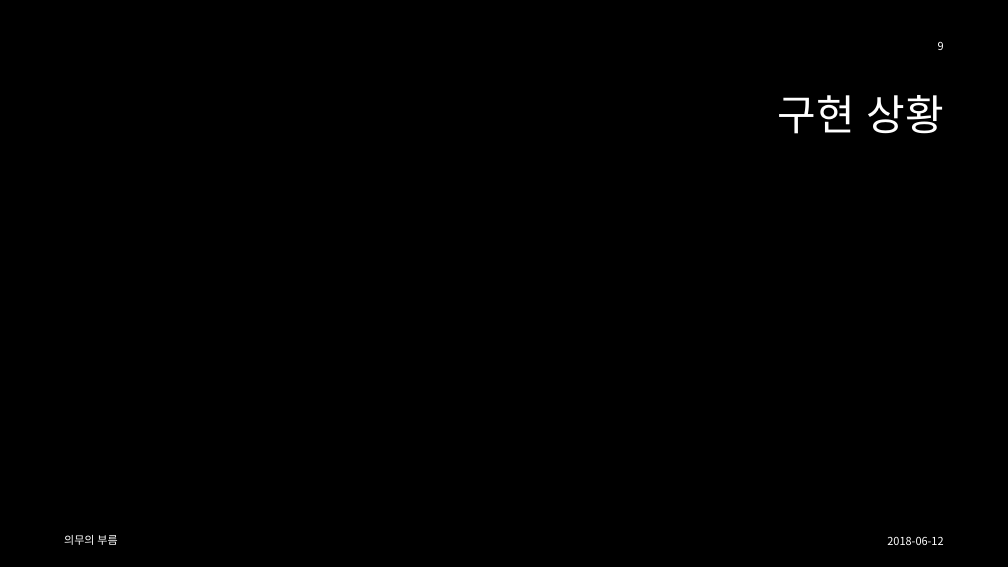
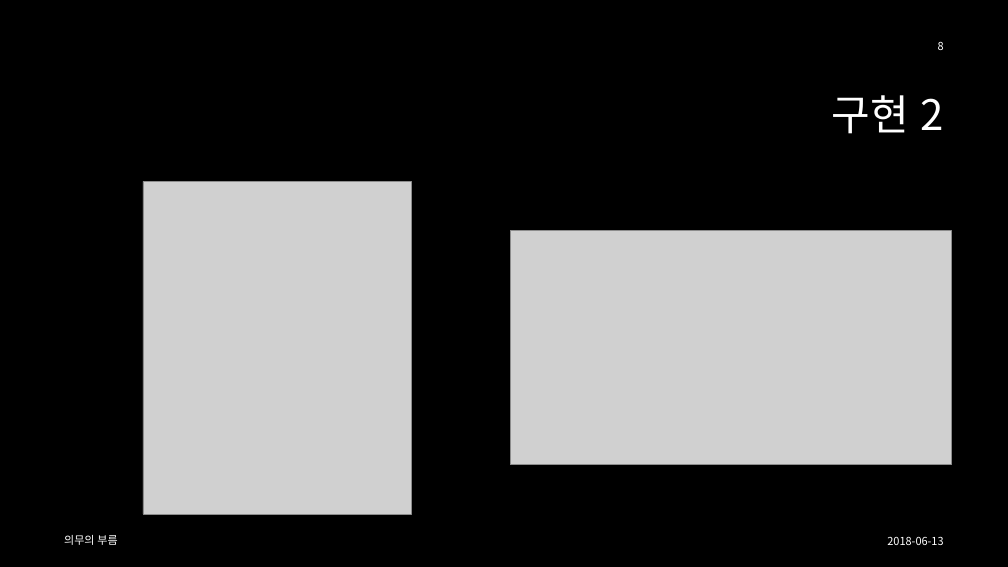
Before and after one commit to iconstudio/2018-ScriptingProject, a slide deck: slide 8 of [스크립트 언어]7조 최종 발표 - 2016180042, 2015182031.pptx (slide 9 before the commit). Drawn at 1008x567 pixels with LibreOffice and Linux fonts; fonts in the diff are those of the drawing; grey boxes stand for pictures; background and template pictures are left out. Boxes give left, top, right and bottom in pixels: in the first picture for what was removed or moved away, otherwise in the second. Text is boxed around its words. In the diff, an @@ line names an element or a change of style, - is before the commit and + after.

```diff
--- a/[스크립트 언어]7조 최종 발표 - 2016180042, 2015182031.pptx
+++ b/[스크립트 언어]7조 최종 발표 - 2016180042, 2015182031.pptx
@@ page number at [938, 42, 944, 50]: text changed @@
-9
+8
@@ title at [831, 95, 943, 134]: text changed @@
-구현 상황
+구현 2
@@ picture added at [143, 181, 411, 514] @@
@@ picture added at [510, 231, 951, 465] @@
@@ text at [887, 536, 943, 545]: text changed @@
-2018-06-12
+2018-06-13
```
Also in this commit, not shown: 9 other slides changed, 1 slide removed, 3 other files.
